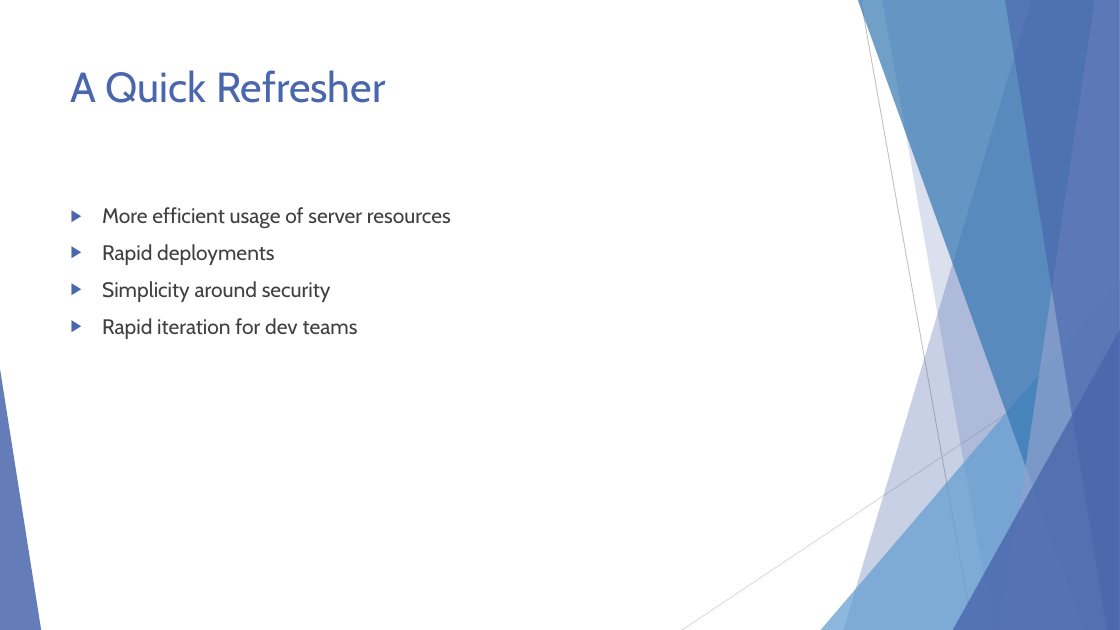
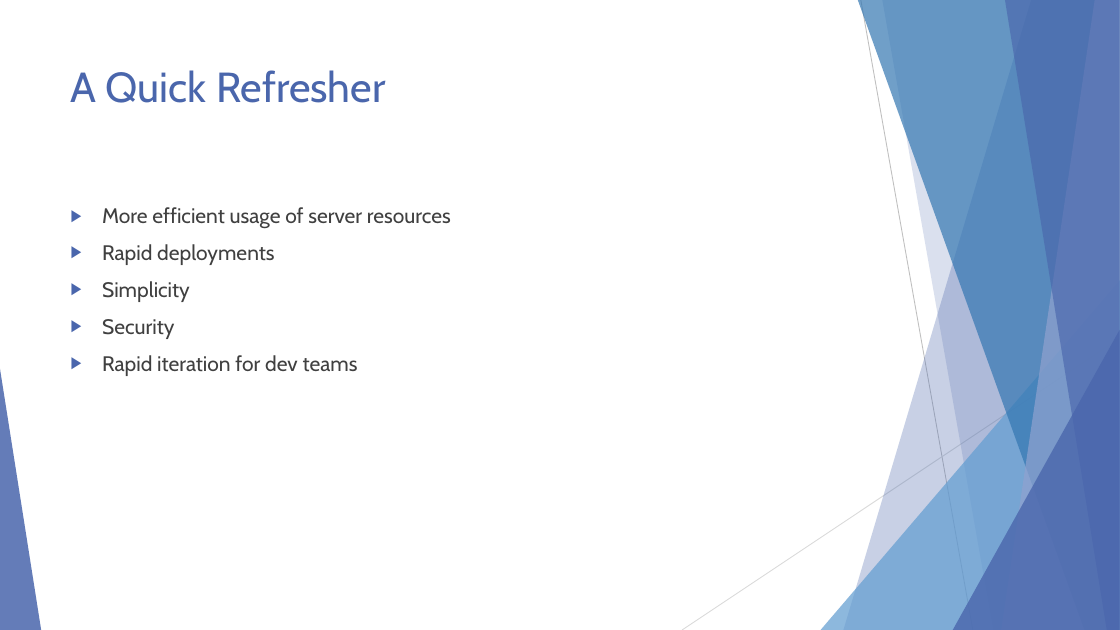
Before and after one commit to EnterpriseProductsLP/docker-straw-man, a slide deck: slide 2 of presentation.pptx. Drawn at 1120x630 pixels with LibreOffice and Linux fonts; fonts in the diff are those of the drawing. Boxes give left, top, right and bottom in pixels: in the first picture for what was removed or moved away, otherwise in the second. Text is boxed around its words. In the diff, an @@ line names an element or a change of style, - is before the commit and + after.

```diff
--- a/presentation.pptx
+++ b/presentation.pptx
@@ text at (102, 281, 190, 339): text changed @@
-▶ Simplicity around security
+▶ Simplicity
+▶ Security
```
Also in this commit, not shown: 4 other slides changed, 5 slides removed.
